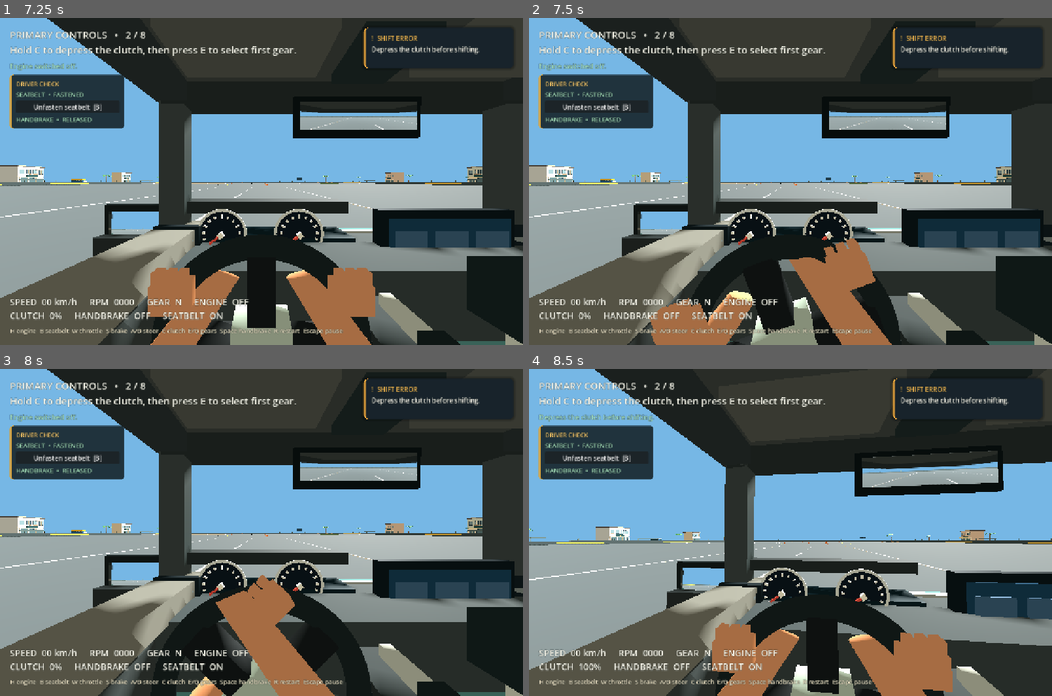
Above: before the commit, frames 1-4 (two rows, left to right).
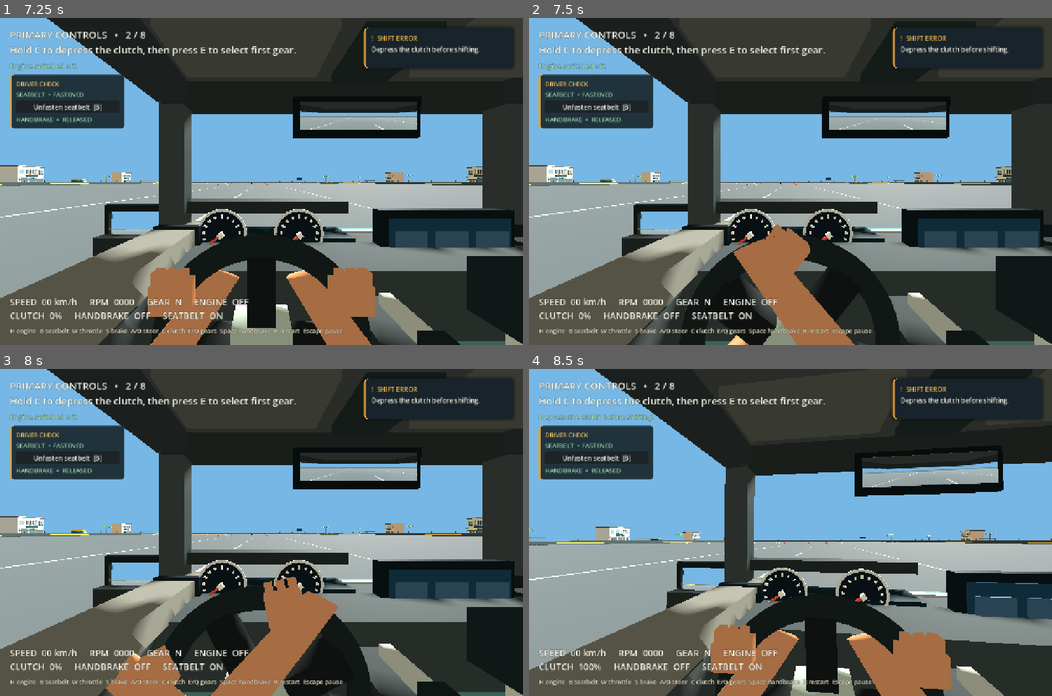
Above: after the commit, the same moments.

Repository: IamDalemark/maniubra-prototype
Game: Godot game, scene res://scenes/app.tscn
Two runs of this game, one before a commit and one after it. Both use one fixed random seed, a clock stepped at 60 frames per second and the inputs below. Sound files missing from this copy of the repository are replaced by a short silence.
Inputs (mouse positions are in pixels of both pictures, inside the frame that each line leads up to):
- Up to frame 1 (7.25 s): click "Courses" at 0.5 s; click (135, 132) at 1.27 s; click (135, 129) at 2 s; click "Start lesson" at 2.75 s; click "Fasten seatbelt [B]" at 3.5 s; tap H (drive_ignition) at 4.25, 5.85 s; move the mouse to (256, 188) at 4.27 s; hold E (drive_gear_up) 4.28-5 s; hold C (drive_clutch) 4.28-5 s; click (256, 188) at 4.42 s; tap Enter (ui_accept) at 4.52, 6.02 s; click "Unfasten seatbelt [B]" at 5 s; tap E (drive_gear_up) at 5.75 s; move the mouse to (298, 184) at 5.77 s; hold E (drive_gear_up) from 5.78 s (still down); move the mouse to (219, 178) at 6.52 s; tap B (drive_seatbelt) at 6.6 s
- Up to frame 2 (7.5 s): move the mouse to (795, 181) at 7.27 s; release E (drive_gear_up) at 7.28 s; hold A (drive_left) from 7.28 s (still down); tap W (drive_throttle) at 7.35 s; click (795, 181) at 7.42 s
- Up to frame 3 (8 s): keep holding A (drive_left); tap Enter (ui_accept) at 7.52 s
- Up to frame 4 (8.5 s): tap E (drive_gear_up) at 8 s; move the mouse to (769, 525) at 8.02 s; release A (drive_left) at 8.03 s; hold E (drive_gear_up) from 8.03 s (still down); hold C (drive_clutch) from 8.03 s (still down); tap Enter (ui_accept) at 8.27 s

Frame 1 is identical in both runs. In frame 2, 9.5% of the frame differs, in the area x 19-72%, y 63-100%; in frame 3, 7.0%; in frame 4, 0.4%.

Commit message:
Animate hand-over-hand steering in cockpit

Diff:
--- a/scripts/sedan.gd
+++ b/scripts/sedan.gd
@@ -87,7 +87,8 @@
 	engine_force = gearbox.drive_force(controls.throttle, controls.clutch)
 	brake = controls.brake * 34.0 + (40.0 if controls.handbrake else 0.0)
 	gearbox.update_rpm(controls.throttle, controls.clutch, speed_mps() * 3.6, delta)
-	_steering_visual.rotation.z = -controls.steering * 0.8
+	# The wheel turns far enough for a visible hand-over-hand transfer at full lock.
+	_steering_visual.rotation.z = -controls.steering * 2.05
 	_lever.rotation.x = float(gearbox.gear) * 0.06
 	_handbrake_lever.rotation.x = move_toward(_handbrake_lever.rotation.x, 0.38 if controls.handbrake else 0.0, delta * 4.0)
 	_update_hands(delta)
@@ -358,6 +359,25 @@
 		_seatbelt_hand_timer = maxf(_seatbelt_hand_timer - delta, 0.0)
 	var left_grip := _steering_visual.position + _steering_visual.basis * Vector3(0.18, 0.15, -0.065)
 	var right_grip := _steering_visual.position + _steering_visual.basis * Vector3(-0.18, 0.15, -0.065)
+	var wheel_angle := _steering_visual.rotation.z
+	var crossover := smoothstep(0.90, 1.70, absf(wheel_angle))
+	var crossing_left := wheel_angle < 0.0
+	if crossover > 0.0:
+		# One hand carries the rim toward twelve o'clock. The other releases,
+		# reaches over it, and takes a fresh grip on the opposite upper rim.
+		var starting_phi := (0.876 if crossing_left else -0.876) - wheel_angle
+		var target_phi := signf(wheel_angle) * (0.55 - maxf(absf(wheel_angle) - 1.70, 0.0))
+		var grip_phi := lerp_angle(starting_phi, target_phi, crossover)
+		var lift := sin(crossover * PI)
+		var crossing_grip := _steering_visual.position + Vector3(
+			sin(grip_phi) * 0.235,
+			cos(grip_phi) * 0.235 + lift * 0.16,
+			-0.065 - lift * 0.045
+		)
+		if crossing_left:
+			left_grip = crossing_grip
+		else:
+			right_grip = crossing_grip
 	var shift_reach: float = sin((1.0 - _gear_hand_timer / 0.65) * PI) if _gear_hand_timer > 0.0 else 0.0
 	var brake_reach: float = sin((1.0 - _handbrake_hand_timer / 0.72) * PI) if _gear_hand_timer <= 0.0 and _handbrake_hand_timer > 0.0 else 0.0
 	var belt_reach: float = sin((1.0 - _seatbelt_hand_timer / 0.58) * PI) if _gear_hand_timer <= 0.0 and _handbrake_hand_timer <= 0.0 and _seatbelt_hand_timer > 0.0 else 0.0
@@ -370,8 +390,10 @@
 		right_target = right_grip.lerp(Vector3(0.57, 1.33, -0.08), belt_reach)
 	_left_hand.position = left_grip
 	_right_hand.position = right_target
-	_left_hand.rotation.z = _steering_visual.rotation.z
-	_right_hand.rotation.z = lerpf(_steering_visual.rotation.z, 0.0, maxf(shift_reach, maxf(brake_reach, belt_reach)))
+	var left_rotation := lerpf(wheel_angle, -0.20, crossover) if crossing_left else wheel_angle
+	var right_rotation := lerpf(wheel_angle, 0.20, crossover) if not crossing_left else wheel_angle
+	_left_hand.rotation.z = left_rotation
+	_right_hand.rotation.z = lerpf(right_rotation, 0.0, maxf(shift_reach, maxf(brake_reach, belt_reach)))
 	_pose_arm(_left_arm, Vector3(0.78, 0.78, -0.18), left_grip)
 	_pose_arm(_right_arm, Vector3(0.04, 0.78, -0.18), right_target)
 
Binary file added: docs/screenshots/hand_over_hand_left.png
Not shown, added: docs/screenshots/hand_over_hand_left.png.import
Binary file added: docs/screenshots/hand_over_hand_right.png
Not shown, added: docs/screenshots/hand_over_hand_right.png.import
Not shown, changed: PROTOTYPE_PLAN.md
Not shown, changed: README.md
Not shown, changed: assets/ASSET_REGISTER.md
Not shown, changed: docs/AGENT_IMPLEMENTATION.md
Not shown, changed: docs/ARCHITECTURE.md
